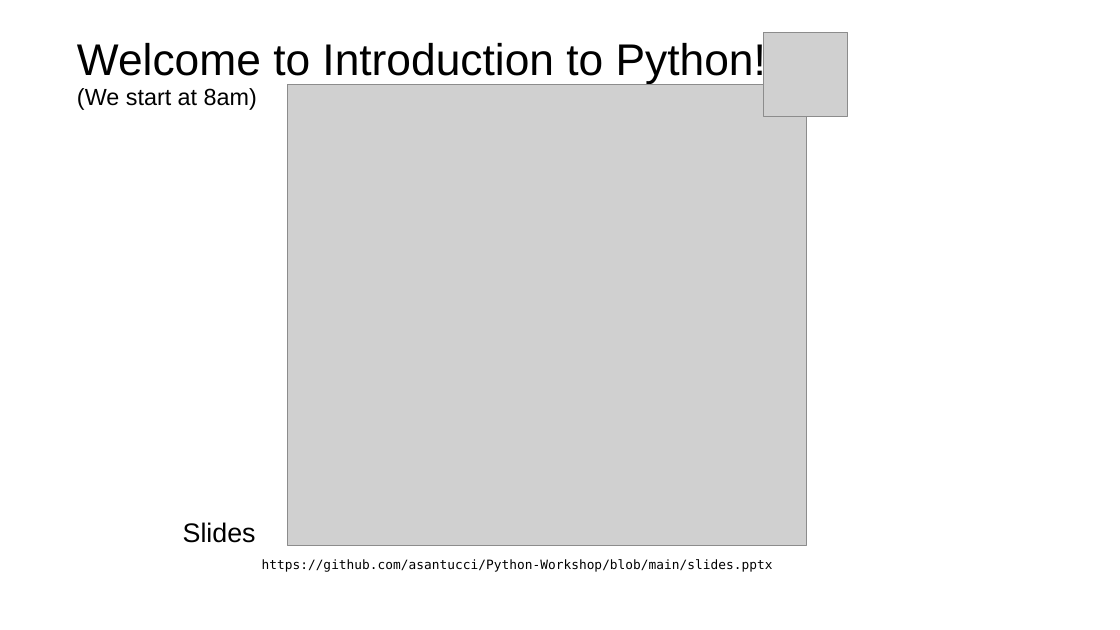
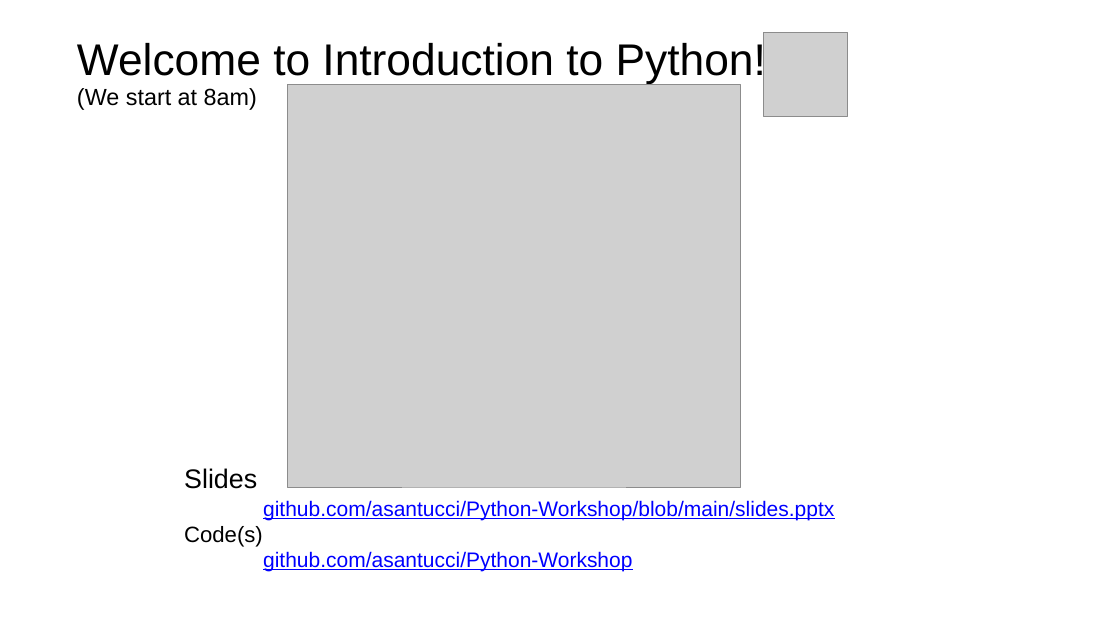
Before and after one commit to asantucci/Python-Workshop, a slide deck: slide 1 of slides.pptx. Drawn at 1120x630 pixels with LibreOffice and Linux fonts; fonts in the diff are those of the drawing; grey boxes stand for pictures. Boxes give left, top, right and bottom in pixels: in the first picture for what was removed or moved away, otherwise in the second. Text is boxed around its words. In the diff, an @@ line names an element or a change of style, - is before the commit and + after.

Commit message:
Added link to code(s).

```diff
--- a/slides.pptx
+++ b/slides.pptx
@@ picture: place and size @@
-picture at (287, 85, 807, 546)
+picture at (287, 85, 740, 487)
@@ text "Slides": place and size @@
-text "Slides" at (183, 522, 773, 572)
+text "Slides" at (184, 468, 834, 571)
@@ text at (184, 500, 834, 571): text changed; size 11 to 18 pt; font DejaVu Sans Mono to Arial; text colour #000000 to #0000FF @@
-  https://github.com/asantucci/Python-Workshop/blob/main/slides.pptx
+  github.com/asantucci/Python-Workshop/blob/main/slides.pptx
+  Code(s)
+  github.com/asantucci/Python-Workshop
```
